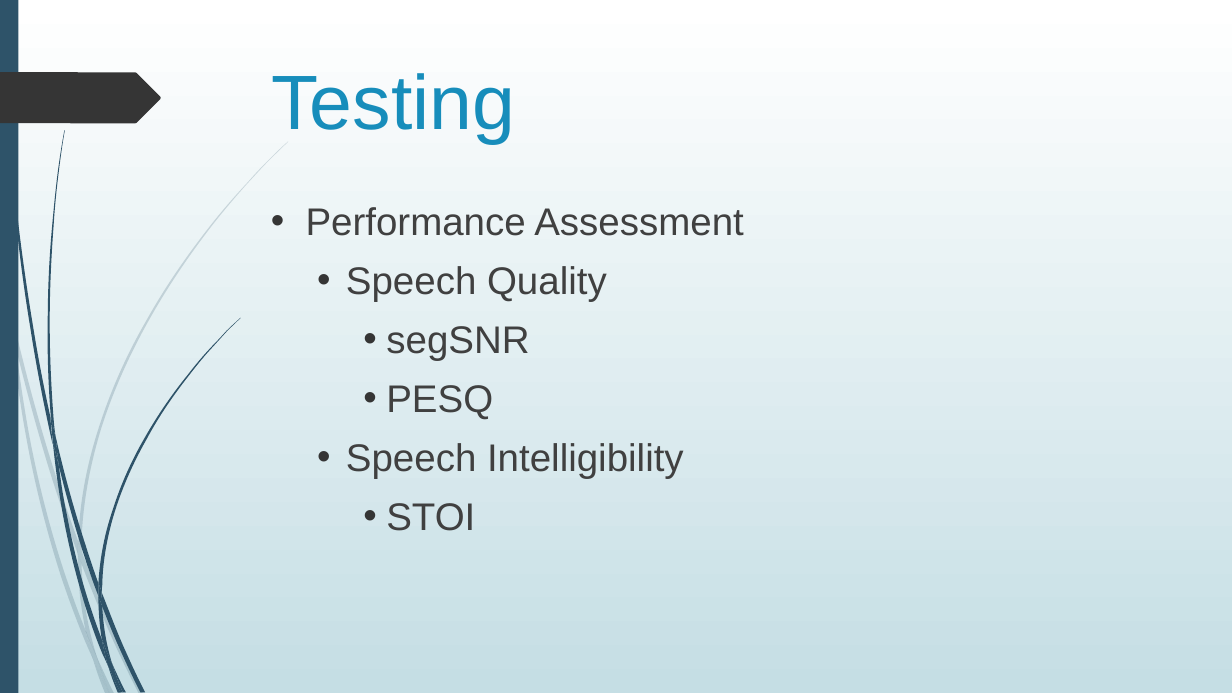
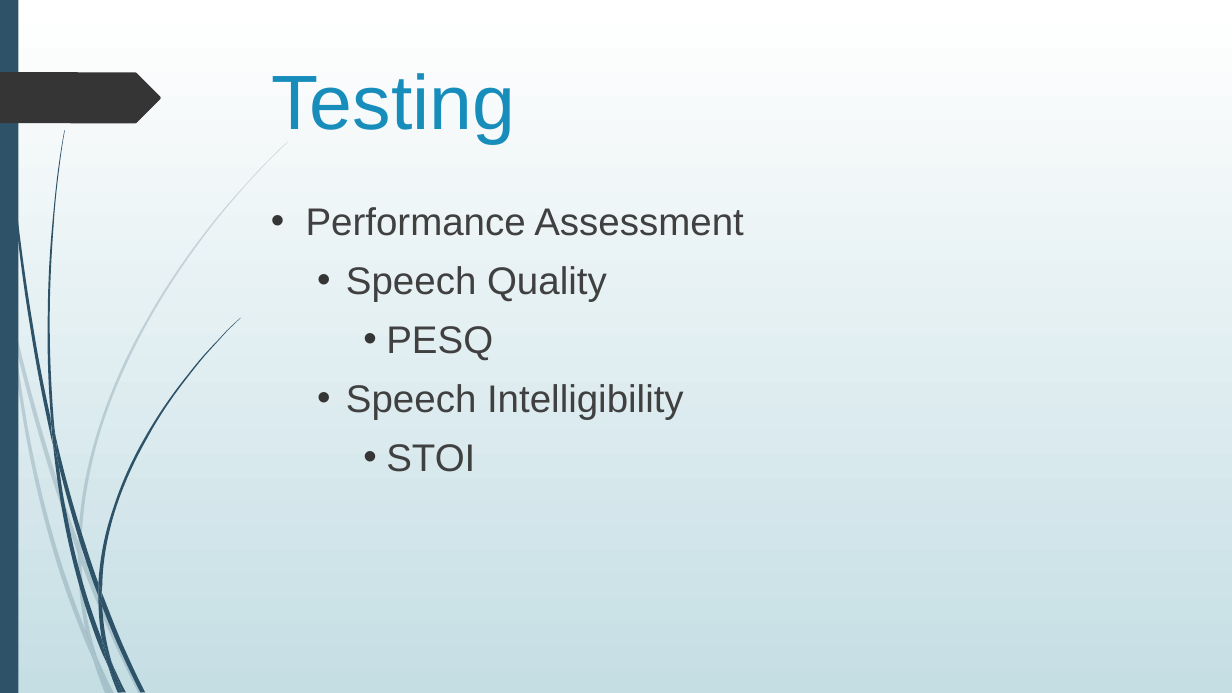
Before and after one commit to jygoh1/FinalYearProject, a slide deck: slide 6 of Presentation/draft_other.pptx (slide 8 before the commit). Drawn at 1232x693 pixels with LibreOffice and Linux fonts; fonts in the diff are those of the drawing. Boxes give left, top, right and bottom in pixels: in the first picture for what was removed or moved away, otherwise in the second. Text is boxed around its words. In the diff, an @@ line names an element or a change of style, - is before the commit and + after.

```diff
--- a/Presentation/draft_other.pptx
+++ b/Presentation/draft_other.pptx
@@ text at [386, 326, 529, 361]: paragraph removed @@
-    • segSNR
```
Also in this commit, not shown: 13 other slides changed, 4 slides removed, 4 other files.
